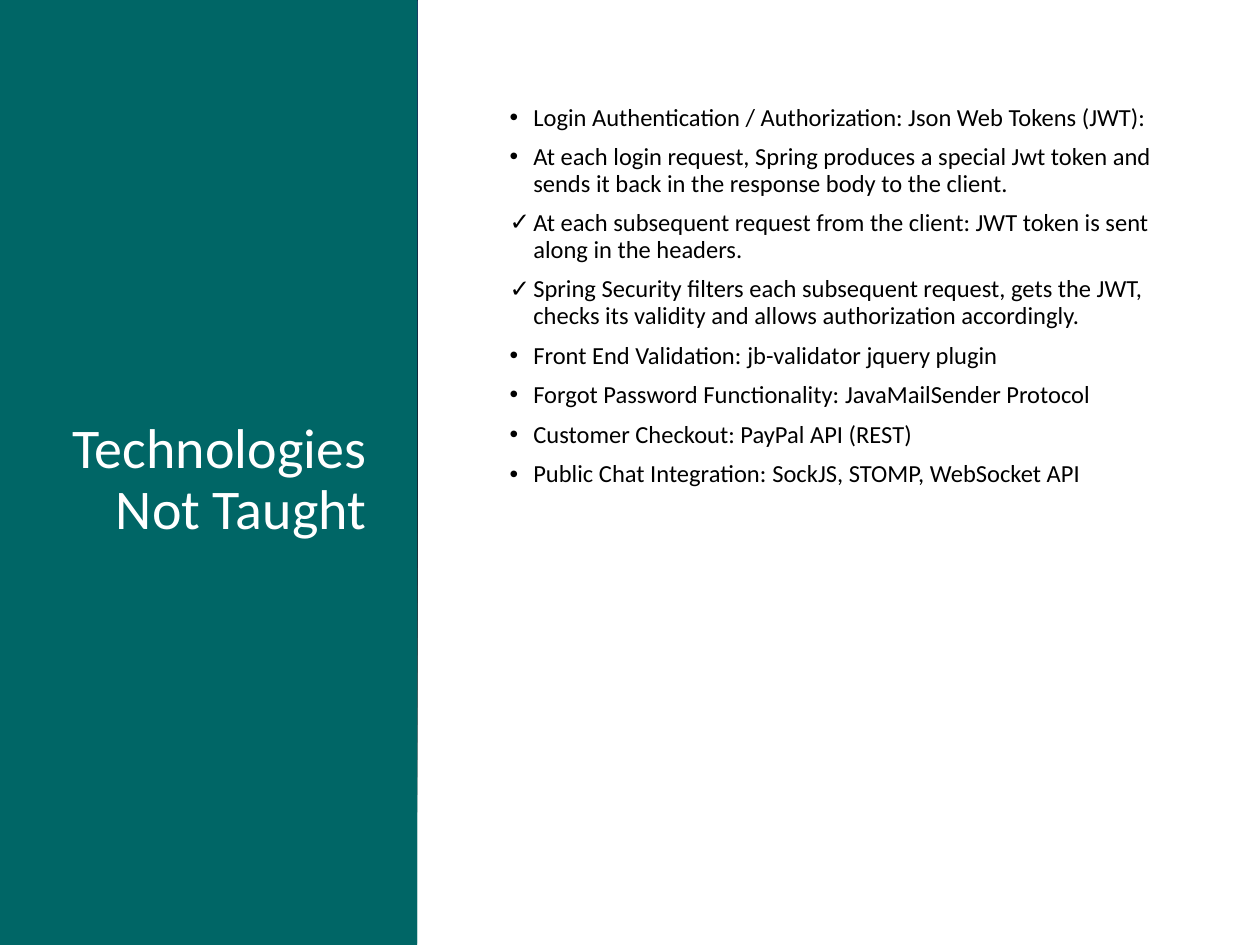
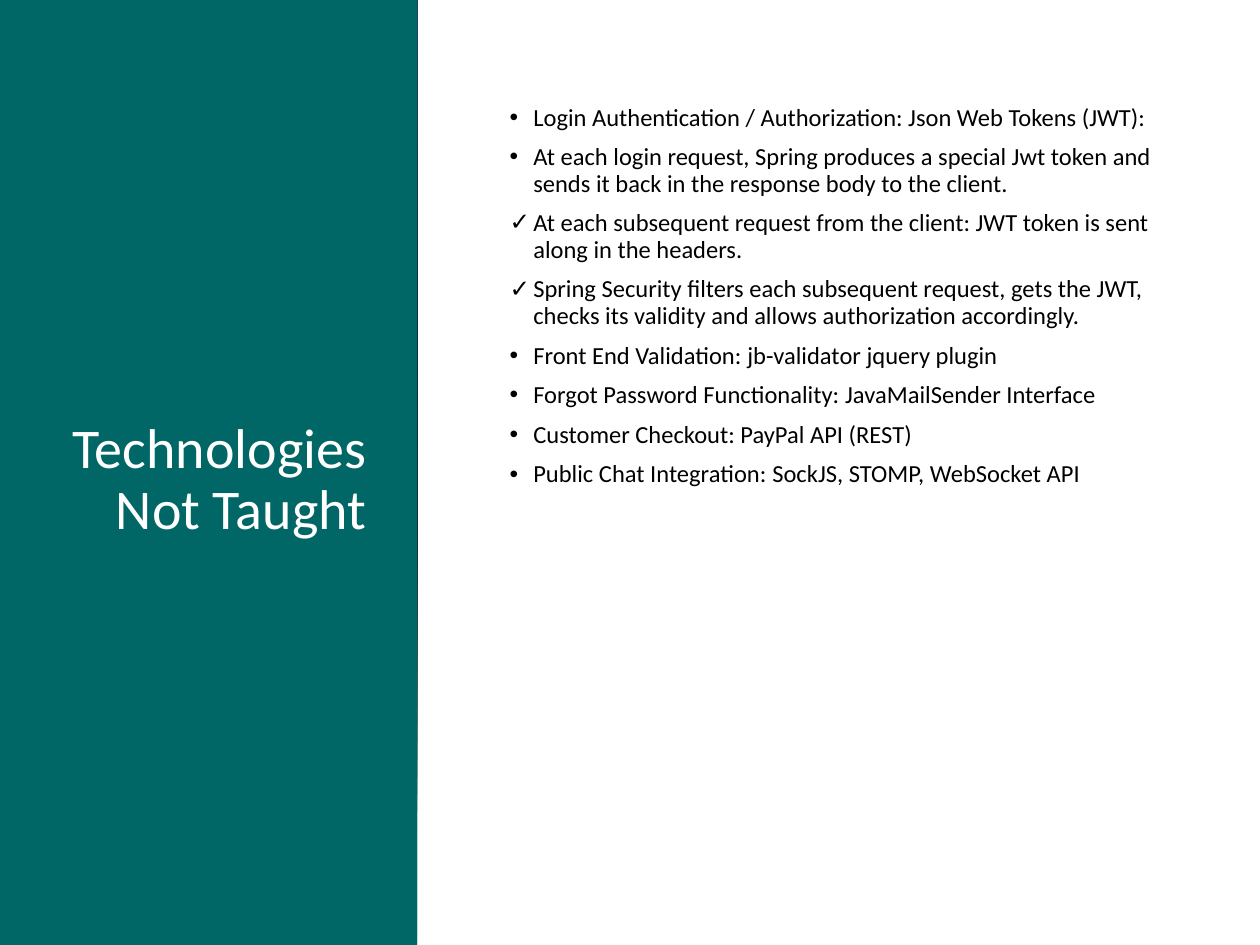
Before and after one commit to McVakou/Furnature, a slide deck: slide 6 of Furnature.pptx. Drawn at 1260x945 pixels with LibreOffice and Linux fonts; fonts in the diff are those of the drawing. Boxes give left, top, right and bottom in pixels: in the first picture for what was removed or moved away, otherwise in the second. Text is boxed around its words. In the diff, an @@ line names an element or a change of style, - is before the commit and + after.

```diff
--- a/Furnature.pptx
+++ b/Furnature.pptx
@@ text at (533,386,1095,408): text changed @@
-• Forgot Password Functionality: JavaMailSender Protocol
+• Forgot Password Functionality: JavaMailSender Interface
```
Also in this commit, not shown: 28 other files.
